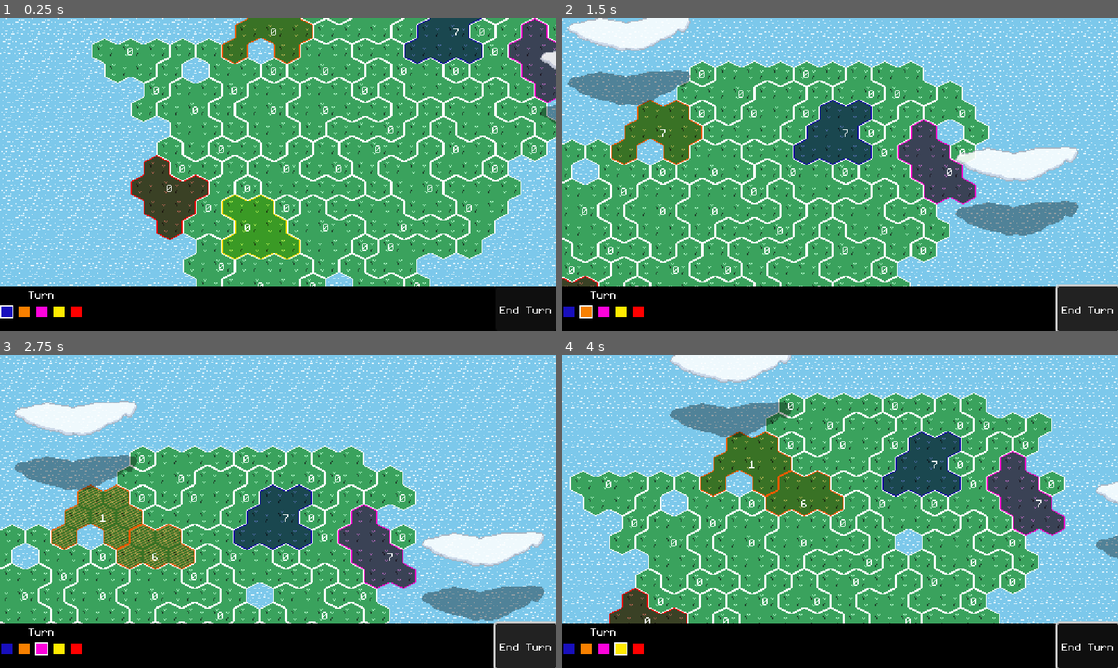
Above: before the commit, frames 1-4 (two rows, left to right).
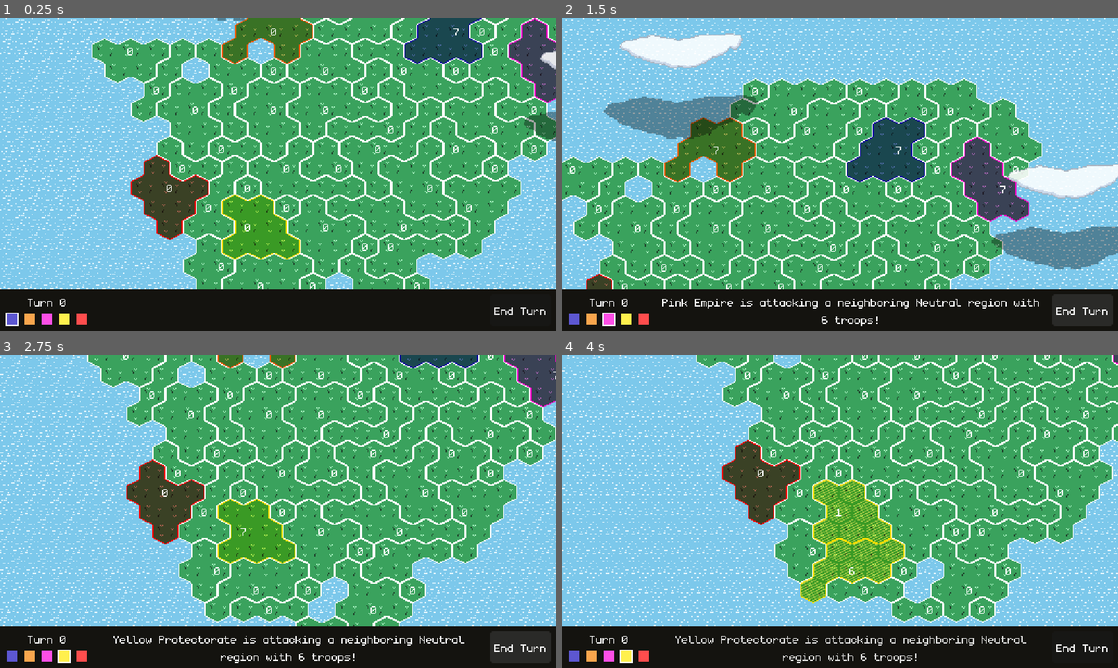
Above: after the commit, the same moments.

Repository: feored/LD54
Game: Godot game, scene res://scenes/main.tscn
Two runs of this game, one before a commit and one after it. Both use one fixed random seed, a clock stepped at 60 frames per second and the inputs below.
Inputs (mouse positions are in pixels of both pictures, inside the frame that each line leads up to):
- Up to frame 1 (0.25 s): no input
- Up to frame 2 (1.5 s): click "End Turn" at 0.5 s; click "End Turn" at 1.25 s
- Up to frame 3 (2.75 s): click "End Turn" at 2 s
- Up to frame 4 (4 s): move the mouse to (962, 495) at 2.77 s; click (962, 495) at 2.92 s; move the mouse to (728, 527) at 3.52 s; click (728, 527) at 3.67 s

The runs differ from the first frame. In frame 1, 2.1% of the frame differs, in the area x 0-100%, y 0-99%; in frame 2, 45%; in frame 3, 64%, in the area x 0-100%, y 0-100%; in frame 4, 56%.

Commit message:
fix camera and add messages

Diff:
--- a/constants.gd
+++ b/constants.gd
@@ -22,6 +22,17 @@
 	0xff0000ff,  # red
 	0x0bfc03ff,  # green
 	0x696969ff,  # grey
+]
+
+const TEAM_NAMES = [
+	"Neutral",
+	"Blue Country",
+	"Orange Kingdom",
+	"Pink Empire",
+	"Yellow Protectorate",
+	"Red Republic",
+	"Green Federation",
+	"Grey Coalition"
 ]
 
 const TURN_TIME = 0.5
--- a/scenes/camera/Camera2D.gd
+++ b/scenes/camera/Camera2D.gd
@@ -26,15 +26,15 @@
 
 
 func move_bounded(target):
-	if target.x > limit:
-		target.x = limit
-	elif target.x < -limit:
-		target.x = -limit
-	if target.y > limit:
-		target.y = limit
-	elif target.y < -limit:
-		target.y = -limit
-	self.position = target
-	while abs((target - self.position).length_squared()) > 0.1:
-		pass
-	await Utils.wait(Constants.TURN_TIME)
+	# if target.x > limit:
+	# 	target.x = limit
+	# elif target.x < -limit:
+	# 	target.x = -limit
+	# if target.y > limit:
+	# 	target.y = limit
+	# elif target.y < -limit:
+	# 	target.y = -limit
+	self.position = target - Vector2(self.viewport_size/2)
+	var arrived_center = target
+	while abs((arrived_center - get_screen_center_position()).length_squared()) > 1:
+		await Utils.wait(0.1)
--- a/scenes/main.gd
+++ b/scenes/main.gd
@@ -4,6 +4,8 @@
 
 @onready var world = $"%World"
 @onready var turnContainer = $"%TurnContainer"
+@onready var turnLabel = $"%TurnLabel"
+@onready var messager = $"%Message"
 
 var selected_region = null
 var teams = []
@@ -62,7 +64,7 @@
 	await next_turn()
 
 func check_global_turn_over():
-	return self.turn == self.teams[self.player_team_index]
+	return self.turn == self.teams.size() - 1
 
 func check_win_condition():
 	var teams_alive = get_teams_alive()
@@ -152,14 +154,14 @@
 	self.world.clear_regions_used()
 	check_win_condition()
 	generate_units(teams[self.turn])
-	await turn_events()
 	if not regions_left(self.teams[self.turn]):
 		await next_turn()
 	elif (self.turn != self.player_team_index):
+		await bots_play()
 		await Utils.wait(Constants.TURN_TIME)
-		await bots_play()
 		await next_turn()
 	Settings.input_locked = false
+	self.turnLabel.set_text("Turn: " + str(self.global_turn))
 
 
 func turn_events():
@@ -182,4 +184,4 @@
 	if action.action == Constants.Action.NONE:
 		return
 	if action.action == Constants.Action.MOVE:
-		await self.world.move_units(action.region_from, action.region_target, action.team == self.teams[self.player_team_index])
+		await self.world.move_units(action.region_from, action.region_to, action.team)
--- a/scenes/main.tscn
+++ b/scenes/main.tscn
@@ -7,6 +7,7 @@
 [ext_resource type="Texture2D" uid="uid://b7uk1y1hmnqo5" path="res://assets/tiles/water.png" id="5_2ncmi"]
 [ext_resource type="Theme" uid="uid://3t61g0061mea" path="res://assets/theme.tres" id="5_5yrco"]
 [ext_resource type="Script" path="res://scenes/CloudGenerator.gd" id="7_10s8g"]
+[ext_resource type="Script" path="res://ui/Message.gd" id="7_y3mfw"]
 
 [sub_resource type="TileSetAtlasSource" id="TileSetAtlasSource_syxq1"]
 texture = ExtResource("5_2ncmi")
@@ -43,7 +44,9 @@
 sources/0 = SubResource("TileSetAtlasSource_syxq1")
 
 [sub_resource type="StyleBoxFlat" id="StyleBoxFlat_wp2ga"]
-bg_color = Color(0, 0, 0, 1)
+bg_color = Color(0.0784314, 0.0745098, 0.0588235, 1)
+
+[sub_resource type="StyleBoxEmpty" id="StyleBoxEmpty_u2eju"]
 
 [node name="Main" type="Node2D"]
 script = ExtResource("1_osaxm")
@@ -87,8 +90,16 @@
 [node name="MainCamera" type="Camera2D" parent="World"]
 unique_name_in_owner = true
 anchor_mode = 0
+limit_left = -100000
+limit_top = -100000
+limit_right = 100000
+limit_bottom = 100000
 position_smoothing_enabled = true
 position_smoothing_speed = 3.0
+drag_left_margin = 0.9
+drag_top_margin = 0.9
+drag_right_margin = 0.9
+drag_bottom_margin = 0.9
 script = ExtResource("3_x3nk1")
 
 [node name="RegionLabels" type="CanvasLayer" parent="World"]
@@ -111,36 +122,57 @@
 anchor_top = 1.0
 anchor_right = 1.0
 anchor_bottom = 1.0
-offset_top = -41.0
+offset_top = -31.0
 grow_horizontal = 2
 grow_vertical = 0
 theme = ExtResource("5_5yrco")
 theme_override_styles/panel = SubResource("StyleBoxFlat_wp2ga")
 
-[node name="HBoxContainer" type="HBoxContainer" parent="UI/CanvasLayer/PanelContainer"]
+[node name="MarginContainer" type="MarginContainer" parent="UI/CanvasLayer/PanelContainer"]
 layout_mode = 2
-size_flags_horizontal = 0
+theme_override_constants/margin_left = 5
+theme_override_constants/margin_top = 5
+theme_override_constants/margin_right = 5
+theme_override_constants/margin_bottom = 5
 
-[node name="VBoxContainer" type="VBoxContainer" parent="UI/CanvasLayer/PanelContainer/HBoxContainer"]
+[node name="HBoxContainer" type="HBoxContainer" parent="UI/CanvasLayer/PanelContainer/MarginContainer"]
 layout_mode = 2
 
-[node name="TurnLabel" type="Label" parent="UI/CanvasLayer/PanelContainer/HBoxContainer/VBoxContainer"]
+[node name="HBoxContainer" type="HBoxContainer" parent="UI/CanvasLayer/PanelContainer/MarginContainer/HBoxContainer"]
 layout_mode = 2
-text = "Turn"
+size_flags_horizontal = 3
+
+[node name="VBoxContainer" type="VBoxContainer" parent="UI/CanvasLayer/PanelContainer/MarginContainer/HBoxContainer/HBoxContainer"]
+layout_mode = 2
+
+[node name="TurnLabel" type="Label" parent="UI/CanvasLayer/PanelContainer/MarginContainer/HBoxContainer/HBoxContainer/VBoxContainer"]
+unique_name_in_owner = true
+layout_mode = 2
+text = "Turn 0"
 horizontal_alignment = 1
 vertical_alignment = 1
 
-[node name="TurnContainer" type="HBoxContainer" parent="UI/CanvasLayer/PanelContainer/HBoxContainer/VBoxContainer"]
+[node name="TurnContainer" type="HBoxContainer" parent="UI/CanvasLayer/PanelContainer/MarginContainer/HBoxContainer/HBoxContainer/VBoxContainer"]
 unique_name_in_owner = true
 layout_mode = 2
 
-[node name="TurnButton" type="Button" parent="UI/CanvasLayer/PanelContainer"]
+[node name="Message" type="Label" parent="UI/CanvasLayer/PanelContainer/MarginContainer/HBoxContainer/HBoxContainer"]
 unique_name_in_owner = true
 layout_mode = 2
-size_flags_horizontal = 8
+size_flags_horizontal = 3
+horizontal_alignment = 1
+vertical_alignment = 1
+autowrap_mode = 3
+script = ExtResource("7_y3mfw")
+
+[node name="TurnButton" type="Button" parent="UI/CanvasLayer/PanelContainer/MarginContainer/HBoxContainer"]
+unique_name_in_owner = true
+layout_mode = 2
+size_flags_horizontal = 0
+theme_override_styles/focus = SubResource("StyleBoxEmpty_u2eju")
 text = "End Turn"
 
 [node name="CloudGenerator" type="Node2D" parent="."]
 script = ExtResource("7_10s8g")
 
-[connection signal="pressed" from="UI/CanvasLayer/PanelContainer/TurnButton" to="." method="_on_turn_button_pressed"]
+[connection signal="pressed" from="UI/CanvasLayer/PanelContainer/MarginContainer/HBoxContainer/TurnButton" to="." method="_on_turn_button_pressed"]
--- /dev/null
+++ b/ui/Message.gd
@@ -0,0 +1,22 @@
+extends Label
+
+var tween = null
+
+
+# Called when the node enters the scene tree for the first time.
+func _ready():
+	pass  # Replace with function body.
+
+
+# Called every frame. 'delta' is the elapsed time since the previous frame.
+func _process(delta):
+	pass
+
+
+func set_message(text):
+	if self.tween != null:
+		self.tween.kill()
+	self.set_text(text)
+	self.modulate = Color.WHITE
+	self.tween = self.create_tween().set_trans(Tween.TRANS_QUAD).set_ease(Tween.EASE_IN)
+	self.tween.tween_property(self, "modulate", Color.TRANSPARENT, 5)
--- a/ui/turn_indicator.gd
+++ b/ui/turn_indicator.gd
@@ -15,7 +15,8 @@
 
 func set_color(new_color):
 	self.color = new_color
-	rect.color = self.color
+	self.color.a = 0.7
+	rect.color = Color.WHITE.blend(self.color)
 # Called every frame. 'delta' is the elapsed time since the previous frame.
 func _process(_delta):
 	pass
--- a/world/action.gd
+++ b/world/action.gd
@@ -4,16 +4,16 @@
 var team: int = 0
 var action: int = Constants.Action.NONE
 var region_from: int = Constants.NO_REGION
-var region_target: int = Constants.NO_REGION
+var region_to: int = Constants.NO_REGION
 
 
 func _init(
 	init_team,
 	init_action,
 	init_region_from = Constants.NO_REGION,
-	init_region_target = Constants.NO_REGION
+	init_region_to = Constants.NO_REGION
 ):
 	self.team = init_team
 	self.action = init_action
 	self.region_from = init_region_from
-	self.region_target = init_region_target
+	self.region_to = init_region_to
--- a/world/cloud.tscn
+++ b/world/cloud.tscn
@@ -14,5 +14,6 @@
 self_modulate = Color(0, 0, 0, 0.352941)
 z_index = 1
 z_as_relative = false
+scale = Vector2(1.25, 1.25)
 texture = ExtResource("1_d4k68")
 offset = Vector2(0, 50)
--- a/world/gen.gd
+++ b/world/gen.gd
@@ -4,6 +4,7 @@
 @onready var camera = $"%MainCamera"
 @onready var regionLabelsParent = $"%RegionLabels"
 @onready var world = $"%World"
+@onready var messager = $"%Message"
 
 
 var regionLabelPrefab = preload("res://world/region_label.tscn")
@@ -134,7 +135,8 @@
 	return total
 
 func delete_cell(coords: Vector2i):
-	await self.camera.move_bounded(self.coords_to_pos(coords) - Vector2(self.camera.viewport_size/2))
+	self.messager.set_message("A patch of land sinks somewhere...")
+	await self.camera.move_bounded(self.coords_to_pos(coords))
 	self.regions[self.tiles[coords].region].tiles.erase(coords)
 	self.tiles[coords].queue_free()
 	self.tiles.erase(coords)
@@ -180,7 +182,8 @@
 	await delete_cell(deleted_cell.coords)
 	recalculate_region(deleted_cell_region)
 
-func move_units(region_from : int, region_to: int, ignore_camera = false):
+func move_units(region_from : int, region_to: int, team: int):
+	var is_player = team == 1
 	if not self.regions.has(region_from):
 		print("Error: invalid region trying to move", region_from)
 	if not self.regions.has(region_to):
@@ -191,9 +194,16 @@
 		print("Error: regions are not adjacent")
 
 	# success
-	if not ignore_camera:
-		await camera.move_bounded(self.coords_to_pos(self.regions[region_from].center_tile()) - Vector2(self.camera.viewport_size/2))
 	var moved_units = regions[region_from].units - 1
+	if not is_player:
+		var team_name = Constants.TEAM_NAMES[team]
+		if region_from == region_to:
+			self.messager.set_message("%s is moving %s troops to a friendly neighboring region..." % [team_name, moved_units])
+		else:
+			var enemy_team_name = Constants.TEAM_NAMES[self.regions[region_to].team]
+			self.messager.set_message("%s is attacking a neighboring %s region with %s troops!" % [team_name, enemy_team_name, moved_units])
+		await camera.move_bounded(self.coords_to_pos(self.regions[region_from].center_tile()))
+
 	if regions[region_from].team == regions[region_to].team:
 		regions[region_from].set_units(1)
 		regions[region_to].set_units( regions[region_to].units + moved_units)
@@ -211,7 +221,7 @@
 	self.regions[region_to].set_used(true)
 	self.regions_used.append(region_from)
 	self.regions_used.append(region_to)
-	if not ignore_camera:
+	if not is_player:
 		await Utils.wait(Constants.TURN_TIME)
 
 # Called when the node enters the scene tree for the first time.
Not shown: 1 places in scenes/main.tscn that only renumber resources
